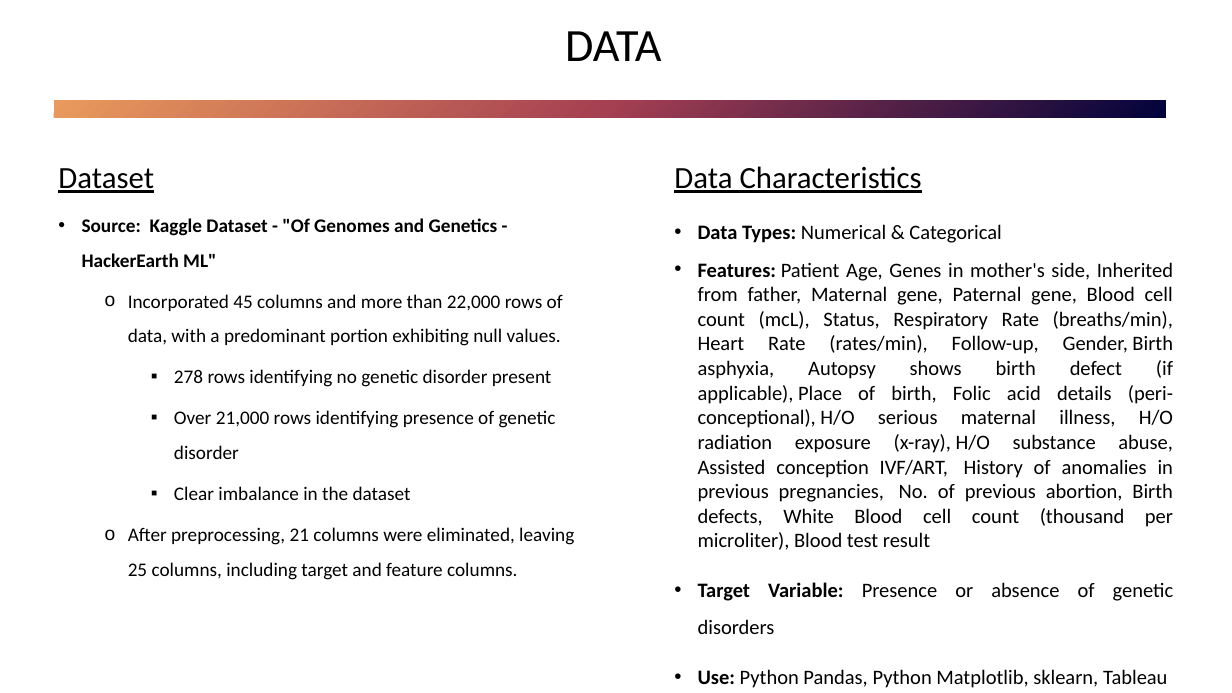
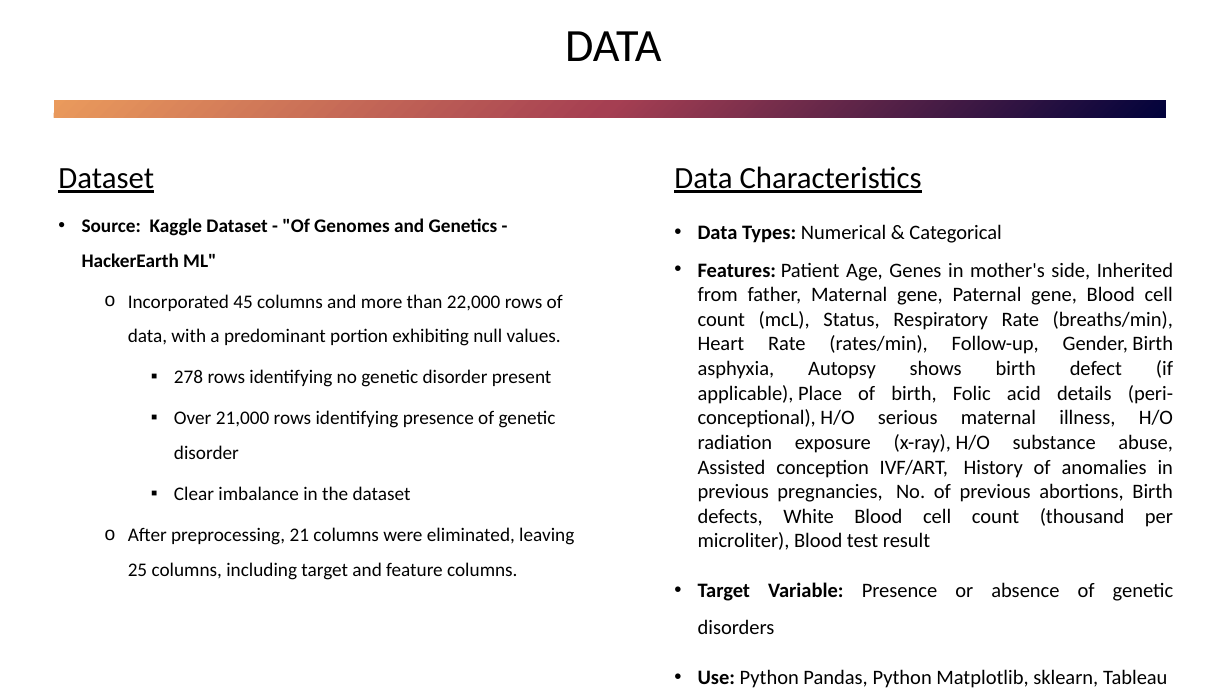
Before and after one commit to Mepseha/Project-4, a slide deck: slide 4 of Predicting Genetic Disorders.pptx. Drawn at 1232x693 pixels with LibreOffice and Linux fonts; fonts in the diff are those of the drawing. Boxes give left, top, right and bottom in pixels: in the first picture for what was removed or moved away, otherwise in the second. Text is boxed around its words. In the diff, an @@ line names an element or a change of style, - is before the commit and + after.

```diff
--- a/Predicting Genetic Disorders.pptx
+++ b/Predicting Genetic Disorders.pptx
@@ text at (698,262,1173,550): text changed @@
-• Features: Patient Age, Genes in mother's side, Inherited from father, Maternal gene, Paternal gene, Blood cell count (mcL), Status, Respiratory Rate (breaths/min), Heart Rate (rates/min), Follow-up, Gender, Birth asphyxia, Autopsy shows birth defect (if applicable), Place of birth, Folic acid details (peri-conceptional), H/O serious maternal illness, H/O radiation exposure (x-ray), H/O substance abuse, Assisted conception IVF/ART, History of anomalies in previous pregnancies, No. of previous abortion, Birth defects, White Blood cell count (thousand per microliter), Blood test result
+• Features: Patient Age, Genes in mother's side, Inherited from father, Maternal gene, Paternal gene, Blood cell count (mcL), Status, Respiratory Rate (breaths/min), Heart Rate (rates/min), Follow-up, Gender, Birth asphyxia, Autopsy shows birth defect (if applicable), Place of birth, Folic acid details (peri-conceptional), H/O serious maternal illness, H/O radiation exposure (x-ray), H/O substance abuse, Assisted conception IVF/ART, History of anomalies in previous pregnancies, No. of previous abortions, Birth defects, White Blood cell count (thousand per microliter), Blood test result
```
Also in this commit, not shown: 3 other slides changed.
